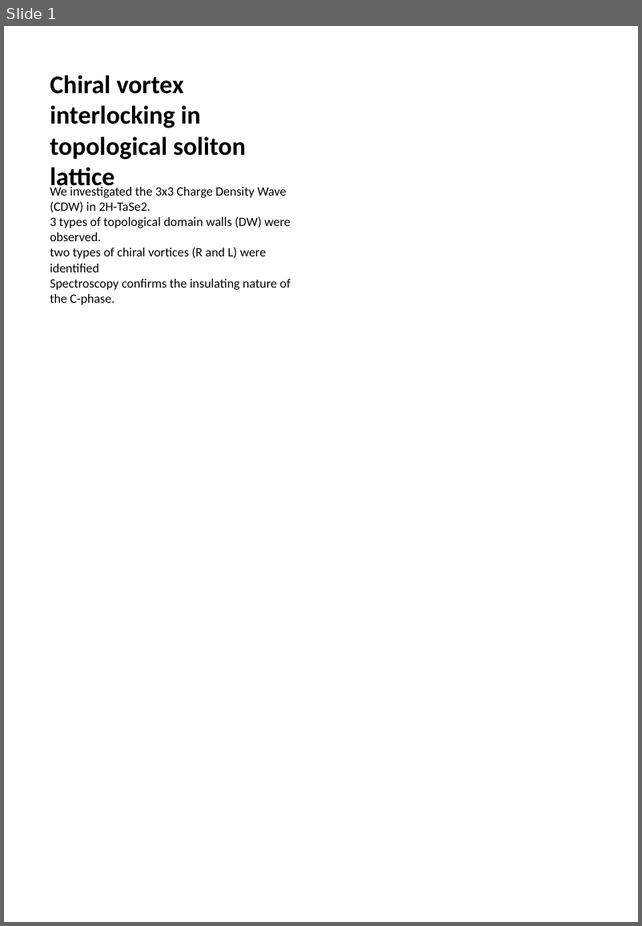
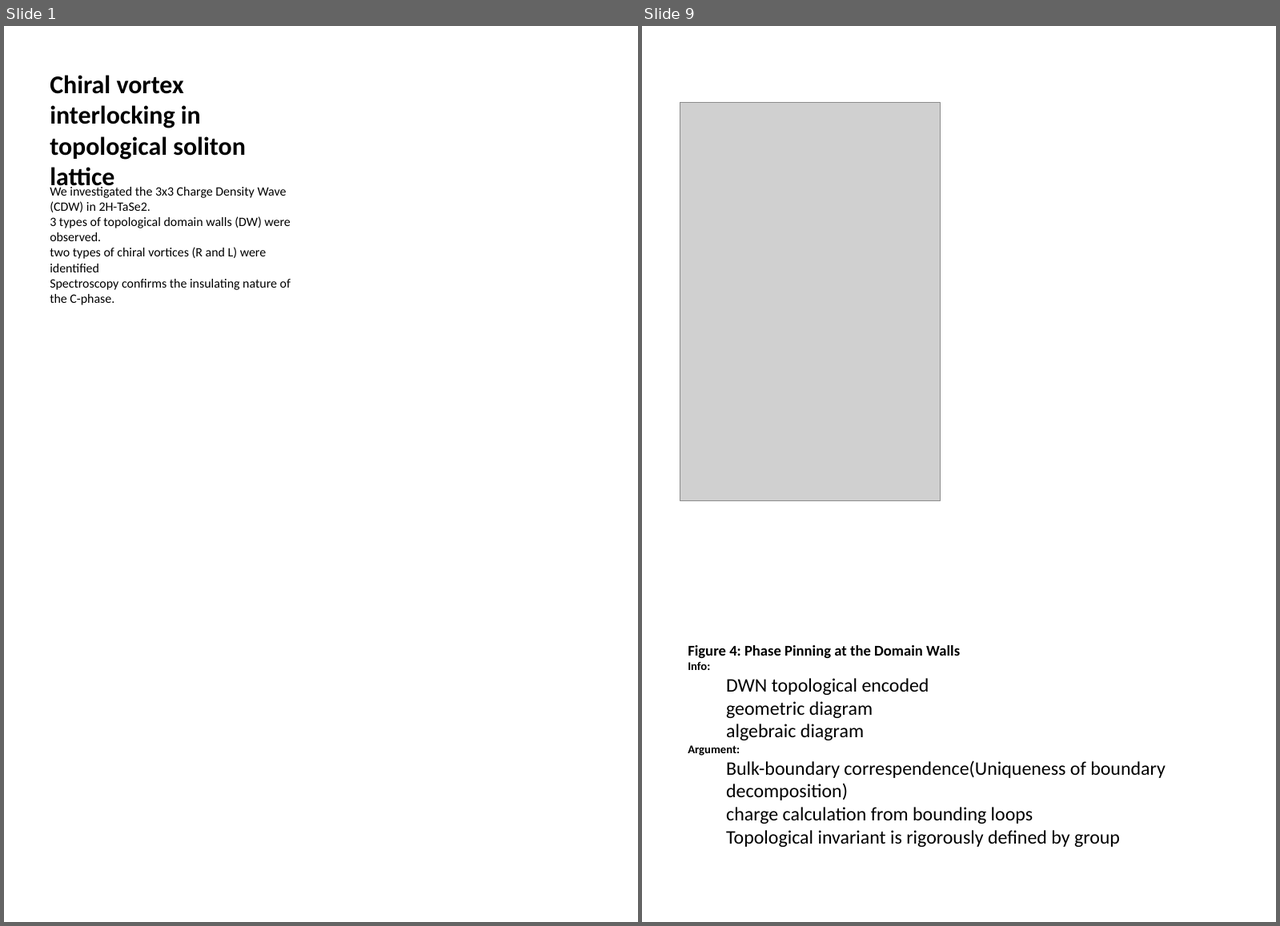
Before and after one commit to Potdooshami/2H_TaSe2_Tc_STM, a slide deck: Report_solLatt.pptx. Shown side by side, each under a label of ours: slide 1 before the commit, slides 1 and 9 after it; the slides between them are not shown. The pictures are 642x926 and 1280x926 pixels, drawn with LibreOffice and Linux fonts; fonts in the diff are those of the drawing; grey boxes stand for pictures. Boxes give left, top, right and bottom in pixels: in the first picture for what was removed or moved away, otherwise in the second. Text is boxed around its words. In the diff, an @@ line names an element or a change of style, - is before the commit and + after.

```diff
--- a/Report_solLatt.pptx
+++ b/Report_solLatt.pptx
@@ slide 9 added at <box>642,26,1276,922</box>, background #FFFFFF @@
@@ picture added at <box>680,103,940,501</box> @@
@@ text added at <box>688,645,1165,847</box>, 18 pt, text #000000 @@
+Figure 4: Phase Pinning at the Domain Walls
+Info:
+  DWN topological encoded
+  geometric diagram
+  algebraic diagram
+Argument:
+  Bulk-boundary correspendence(Uniqueness of boundary decomposition)
+  charge calculation from bounding loops
+  Topological invariant is rigorously defined by group
```
Also in this commit, not shown: 3 other slides added, 7 other files.
